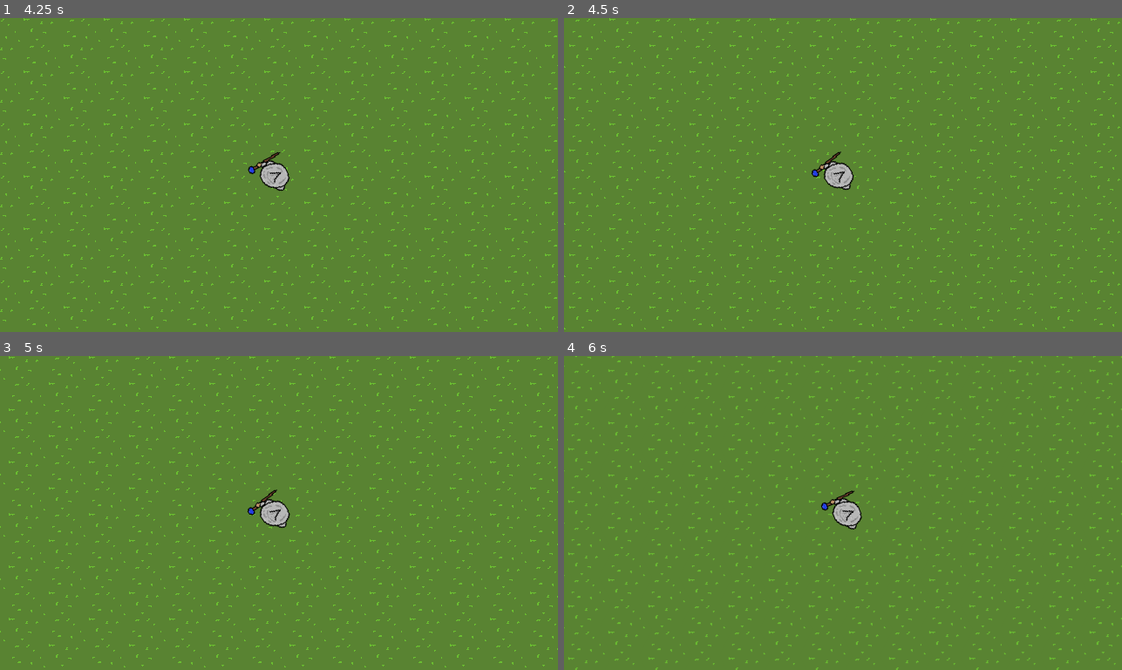
Above: before the commit, frames 1-4 (two rows, left to right).
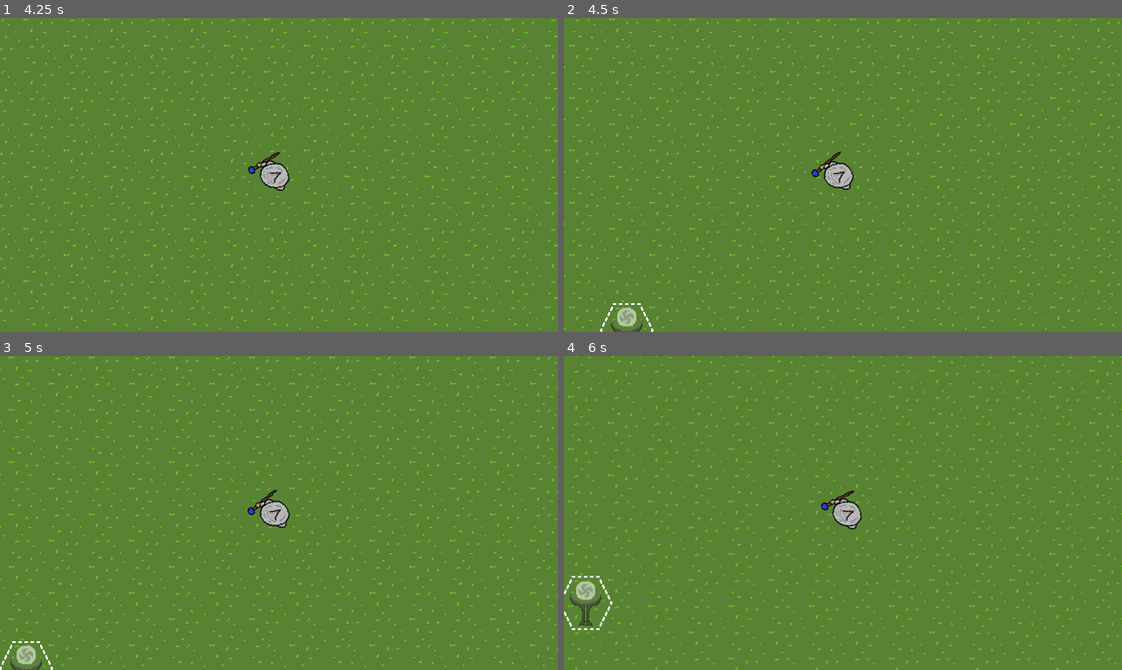
Above: after the commit, the same moments.

Repository: T33py/ProjectWizardRoguelike
Game: Godot game, scene res://RootScene.tscn
Same seed, same stepped clock (60 frames per second), same inputs: the game is played once before the commit and once after it.
Inputs (mouse positions are in pixels of both pictures, inside the frame that each line leads up to):
- Up to frame 1 (4.25 s): move the mouse to (72, 303) at 0.52 s; hold D (MoveRight) 0.53-1.28 s; move the mouse to (16, 250) at 1.27 s; hold S (MoveBackward) 1.28-2.03 s; move the mouse to (50, 222) at 2.02 s; hold D (MoveRight) 2.03-2.78 s; move the mouse to (33, 187) at 2.77 s; hold W (MoveForward) 2.78-3.53 s; move the mouse to (22, 294) at 3.52 s; hold A (MoveLeft) from 3.53 s (still down); tap B (BuildingMenu) at 4.15 s
- Up to frame 2 (4.5 s): keep holding A (MoveLeft); move the mouse to (603, 328) at 4.27 s
- Up to frame 3 (5 s): keep holding A (MoveLeft); tap Escape (Esc) at 4.9 s
- Up to frame 4 (6 s): move the mouse to (591, 616) at 5.02 s; release A (MoveLeft) at 5.03 s; hold S (MoveBackward) 5.03-5.78 s; move the mouse to (597, 610) at 5.77 s; hold D (MoveRight) from 5.78 s (still down)

Frame 1 is identical in both runs. In frame 2, 0.3% of the frame differs, in the area x 6-17%, y 90-100%; in frame 3, 0.3%; in frame 4, 0.6%, in the area x 0-9%, y 70-88%.

Commit message:
put buildings on the hexes

Diff:
--- /dev/null
+++ b/Buildings/BuildingBase.tscn
@@ -0,0 +1,23 @@
+[gd_scene load_steps=3 format=3 uid="uid://l0x4u48tae58"]
+
+[ext_resource type="Texture2D" uid="uid://didwfjsk85kmw" path="res://Buildings/Building.png" id="1_gvibl"]
+[ext_resource type="Script" uid="uid://iets5628csrw" path="res://Buildings/building_base.gd" id="1_rsjsx"]
+
+[node name="BuildingBase" type="Node2D"]
+script = ExtResource("1_rsjsx")
+orb_bob_amplitude = 2.0
+orb_bob_speed = 1.0
+
+[node name="Foundation" type="Sprite2D" parent="."]
+texture = ExtResource("1_gvibl")
+hframes = 5
+frame = 1
+
+[node name="Orb" type="Sprite2D" parent="."]
+position = Vector2(0, -10.4203)
+texture = ExtResource("1_gvibl")
+hframes = 5
+frame = 2
+
+[node name="OrbBobCenter" type="Node2D" parent="."]
+position = Vector2(0, -12)
--- /dev/null
+++ b/Buildings/EnemySpawner/EnemySpawner.tscn
@@ -0,0 +1,18 @@
+[gd_scene load_steps=3 format=3 uid="uid://nqnhoxm702o5"]
+
+[ext_resource type="PackedScene" uid="uid://l0x4u48tae58" path="res://Buildings/BuildingBase.tscn" id="1_5s5e4"]
+[ext_resource type="Script" uid="uid://db0mrb1mlivii" path="res://Buildings/EnemySpawner/enemy_spawner.gd" id="1_sv48m"]
+
+[node name="EnemySpawner" type="Node2D"]
+script = ExtResource("1_sv48m")
+
+[node name="BuildingBase" parent="." instance=ExtResource("1_5s5e4")]
+
+[node name="Foundation" parent="BuildingBase" index="0"]
+self_modulate = Color(0.835294, 0.0980392, 0.145098, 1)
+
+[node name="Orb" parent="BuildingBase" index="1"]
+modulate = Color(1, 0.0941176, 0.0901961, 1)
+position = Vector2(0, -12.196)
+
+[editable path="BuildingBase"]
--- /dev/null
+++ b/Buildings/EnemySpawner/enemy_spawner.gd
@@ -0,0 +1,2 @@
+extends Node2D
+class_name EnemySpawner
--- /dev/null
+++ b/Buildings/Pylon/Pylon.tscn
@@ -0,0 +1,23 @@
+[gd_scene load_steps=3 format=3 uid="uid://2qwdkhut17nb"]
+
+[ext_resource type="Script" uid="uid://dkus7kmti1gj5" path="res://Buildings/Pylon/pylon.gd" id="1_r1ucu"]
+[ext_resource type="PackedScene" uid="uid://l0x4u48tae58" path="res://Buildings/BuildingBase.tscn" id="1_w3dc1"]
+
+[node name="Pylon" type="Node2D"]
+z_index = 1
+script = ExtResource("1_r1ucu")
+
+[node name="BuildingBase" parent="." instance=ExtResource("1_w3dc1")]
+build_indicator_modulation = Color(1, 1, 1, 0.541176)
+
+[node name="Foundation" parent="BuildingBase" index="0"]
+self_modulate = Color(0.564962, 0.564962, 0.564962, 1)
+frame = 4
+
+[node name="Orb" parent="BuildingBase" index="1"]
+position = Vector2(0, -14.7943)
+
+[node name="OrbBobCenter" parent="BuildingBase" index="2"]
+position = Vector2(0, -15)
+
+[editable path="BuildingBase"]
--- /dev/null
+++ b/Buildings/Pylon/pylon.gd
@@ -0,0 +1,20 @@
+extends Node2D
+class_name Pylon
+
+var being_placed: bool = true
+
+@onready var base: BuildingBase = $BuildingBase
+
+func _ready() -> void:
+	if being_placed:
+		base.modulate = base.build_indicator_modulation
+	return
+
+func place() -> void:
+	base.modulate = Color.WHITE
+	return
+
+
+func get_rid_of_this() -> void:
+	queue_free()
+	return
--- /dev/null
+++ b/Buildings/building_base.gd
@@ -0,0 +1,21 @@
+@tool
+extends Node2D
+class_name BuildingBase
+
+@export var orb_bob_amplitude: float = 5
+@export var orb_bob_speed: float = 25
+@export var build_indicator_modulation: Color = Color.WHITE
+
+var orb_bob_dir: int = 1
+
+@onready var foundation: Sprite2D = $Foundation
+@onready var orb: Sprite2D = $Orb
+@onready var orb_bob_center: Node2D = $OrbBobCenter
+
+func _process(delta: float) -> void:
+	orb.position += Vector2(0, orb_bob_dir * orb_bob_speed * delta)
+	if orb.position.y > orb_bob_center.position.y + orb_bob_amplitude:
+		orb_bob_dir = -1
+	elif orb.position.y < orb_bob_center.position.y - orb_bob_amplitude:
+		orb_bob_dir = 1
+	return
--- a/GameLogic/GameRunner.tscn
+++ b/GameLogic/GameRunner.tscn
@@ -1,12 +1,13 @@
-[gd_scene load_steps=6 format=3 uid="uid://d4l0pd6lq6rm0"]
+[gd_scene load_steps=7 format=3 uid="uid://d4l0pd6lq6rm0"]
 
 [ext_resource type="Script" uid="uid://bj7n2vmdbvu01" path="res://GameLogic/game_runner.gd" id="1_ffb34"]
 [ext_resource type="PackedScene" uid="uid://c7a0kogtedfpd" path="res://Map/HexMap.tscn" id="1_ghm7u"]
 [ext_resource type="Script" uid="uid://c2o5fu5x0g" path="res://GameLogic/pointer_handler.gd" id="2_s4q0q"]
+[ext_resource type="Script" uid="uid://c2eyhlpu3aeju" path="res://GameLogic/state.gd" id="3_bjgj6"]
 [ext_resource type="PackedScene" uid="uid://7ak05867ub6e" path="res://PlayerCharacter/Wizard.tscn" id="4_rpqki"]
 [ext_resource type="Script" uid="uid://cprtqu57w4spm" path="res://GameLogic/wizard_cam.gd" id="5_ht3k0"]
 
-[node name="GameRunner" type="Control"]
+[node name="GameRunner" type="Control" node_paths=PackedStringArray("state")]
 layout_mode = 3
 anchors_preset = 15
 anchor_right = 1.0
@@ -15,16 +16,24 @@
 grow_vertical = 2
 mouse_filter = 2
 script = ExtResource("1_ffb34")
+state = NodePath("State")
 
 [node name="HexMap" parent="." instance=ExtResource("1_ghm7u")]
 position = Vector2(-248, 147)
 grid_size = Vector2i(6, 10)
 
-[node name="PointerHandler" type="Node" parent="."]
+[node name="State" type="Node" parent="." node_paths=PackedStringArray("game_runner", "hex_map")]
+script = ExtResource("3_bjgj6")
+game_runner = NodePath("..")
+hex_map = NodePath("../HexMap")
+
+[node name="PointerHandler" type="Node" parent="." node_paths=PackedStringArray("state")]
 script = ExtResource("2_s4q0q")
+state = NodePath("../State")
 
-[node name="Wizard" parent="." instance=ExtResource("4_rpqki")]
+[node name="Wizard" parent="." node_paths=PackedStringArray("state") instance=ExtResource("4_rpqki")]
 position = Vector2(306, 159)
+state = NodePath("../State")
 
 [node name="WizardCam" type="Camera2D" parent="." node_paths=PackedStringArray("wizard")]
 script = ExtResource("5_ht3k0")
--- a/GameLogic/game_runner.gd
+++ b/GameLogic/game_runner.gd
@@ -1,4 +1,8 @@
 extends Control
+class_name GameRunner
+
+@export var state: State
+
 
 @onready var hex_map: HexMap = $HexMap
 @onready var pointer_handler: PointerHandler = $PointerHandler
--- a/GameLogic/pointer_handler.gd
+++ b/GameLogic/pointer_handler.gd
@@ -1,5 +1,7 @@
 extends Node
 class_name PointerHandler
+
+@export var state: State
 
 var currently_pointed_at_hex: Hex
 
@@ -7,14 +9,18 @@
 	if hex != currently_pointed_at_hex:
 		hex_lost_pointer_focus(currently_pointed_at_hex)
 		currently_pointed_at_hex = hex
-		currently_pointed_at_hex.show_neighbour_numbers()
+	if currently_pointed_at_hex == null:
+		return
+
+	if state.current_wizard_activity == state.WizardActivities.PLACING_BUILDING:
+		hex.show_pylon_build_placement_indication()
 	return
 
 func hex_lost_pointer_focus(hex: Hex) -> void:
 	if hex == null:
 		return
-	if hex == currently_pointed_at_hex:
-		currently_pointed_at_hex.hide_neighbour_numbers()
+	if state.current_wizard_activity == state.WizardActivities.PLACING_BUILDING:
+		hex.hide_pylon_build_placement_indication()
 	return
 
 
--- /dev/null
+++ b/GameLogic/state.gd
@@ -0,0 +1,25 @@
+extends Node
+class_name State
+
+enum WizardActivities { IDLE, PAUSED, DEAD, CASTING, PLACING_BUILDING }
+enum PlayerActivities { MENUING, WIZARDING, MESSING_WITH_BUILDING }
+
+signal wizard_changed_activity(to: WizardActivities)
+signal player_changed_activity(to: PlayerActivities)
+
+@export var game_runner: GameRunner
+@export var hex_map: HexMap
+
+var _current_wizard_activity: WizardActivities = WizardActivities.CASTING
+var current_wizard_activity: WizardActivities:
+	get: return _current_wizard_activity
+	set(val):
+		_current_wizard_activity = val
+		wizard_changed_activity.emit(val)
+
+var _current_player_activity: PlayerActivities = PlayerActivities.WIZARDING
+var current_player_activity: PlayerActivities:
+	get: return _current_player_activity
+	set(val):
+		_current_player_activity = val
+		wizard_changed_activity.emit(val)
--- a/Hex/Hex.tscn
+++ b/Hex/Hex.tscn
@@ -1,11 +1,16 @@
-[gd_scene load_steps=4 format=3 uid="uid://b1j3ivqmb5jel"]
+[gd_scene load_steps=7 format=3 uid="uid://b1j3ivqmb5jel"]
 
 [ext_resource type="Script" uid="uid://07rd07abljpi" path="res://Hex/hex.gd" id="1_2nj4t"]
 [ext_resource type="Texture2D" uid="uid://dl4x5n51udx75" path="res://Hex/HexTiles.png" id="2_whgm8"]
-[ext_resource type="Texture2D" uid="uid://b4dh2smrnpcyf" path="res://Hex/HexBorders.png" id="3_q806e"]
+[ext_resource type="PackedScene" uid="uid://2qwdkhut17nb" path="res://Buildings/Pylon/Pylon.tscn" id="3_vjx46"]
+[ext_resource type="PackedScene" uid="uid://nqnhoxm702o5" path="res://Buildings/EnemySpawner/EnemySpawner.tscn" id="4_e2p3f"]
+[ext_resource type="Script" uid="uid://2mjlmo23lo7f" path="res://Hex/hex_border_shower.gd" id="6_leasi"]
+[ext_resource type="PackedScene" uid="uid://cf824g84jh0yt" path="res://Hex/HexBorders.tscn" id="6_p5c1u"]
 
 [node name="Hex" type="Node2D"]
 script = ExtResource("1_2nj4t")
+enemy_spawner_prefab = ExtResource("4_e2p3f")
+pylon_prefab = ExtResource("3_vjx46")
 
 [node name="Sprite2D" type="Sprite2D" parent="."]
 texture = ExtResource("2_whgm8")
@@ -17,7 +22,6 @@
 [node name="CollisionPolygon2D" type="CollisionPolygon2D" parent="Hitbox"]
 polygon = PackedVector2Array(15, -30, 30, 0, 15, 30, -15, 30, -30, 0, -15, -30)
 
-[node name="HexBorders" type="Sprite2D" parent="."]
-visible = false
-texture = ExtResource("3_q806e")
-hframes = 14
+[node name="HexBorderShower" type="Node2D" parent="."]
+script = ExtResource("6_leasi")
+border_prefab = ExtResource("6_p5c1u")
--- /dev/null
+++ b/Hex/HexBorders.tscn
@@ -0,0 +1,8 @@
+[gd_scene load_steps=2 format=3 uid="uid://cf824g84jh0yt"]
+
+[ext_resource type="Texture2D" uid="uid://b4dh2smrnpcyf" path="res://Hex/HexBorders.png" id="1_qwpgd"]
+
+[node name="HexBorders" type="Sprite2D"]
+z_index = 2
+texture = ExtResource("1_qwpgd")
+hframes = 14
--- a/Hex/hex.gd
+++ b/Hex/hex.gd
@@ -4,6 +4,9 @@
 
 signal mouse_entered(me: Hex)
 signal mouse_exited(me: Hex)
+
+@export var enemy_spawner_prefab: PackedScene
+@export var pylon_prefab: PackedScene
 
 var hex_map: HexMap
 
@@ -14,7 +17,11 @@
 		_coordinates = val
 var neighbouring_coordinates: Array[Vector2i] = []
 
+var allows_building: bool = true
+var building:Node2D
+
 @onready var hitbox: Area2D = $Hitbox
+@onready var border_shower: HexBorderShower = $HexBorderShower
 
 func _ready() -> void:
 	hitbox.mouse_entered.connect(_mouse_entered)
@@ -24,10 +31,23 @@
 func get_neighbours() -> Array[Hex]:
 	return hex_map.get_hexes(neighbouring_coordinates)
 
-func show_neighbour_numbers():
+func show_pylon_build_placement_indication():
+	if building != null:
+		return
+	var pylon: Pylon = pylon_prefab.instantiate()
+	pylon.being_placed = true
+	add_child(pylon)
+	pylon.global_position = global_position
+	building = pylon
+	border_shower.striped_border()
 	return
 
-func hide_neighbour_numbers():
+func hide_pylon_build_placement_indication():
+	if building != null:
+		if building is Pylon:
+			building.get_rid_of_this()
+		building = null
+		border_shower.clean()
 	return
 
 func _mouse_entered() -> void:
--- /dev/null
+++ b/Hex/hex_border_shower.gd
@@ -0,0 +1,40 @@
+extends Node2D
+class_name HexBorderShower
+
+enum BorderSprites {
+	FULL,
+	F1, F2, F3, F4, F5, F6,
+	STRIPED,
+	S1, S2, S3, S4, S5, S6
+}
+
+
+@export var border_prefab: PackedScene
+
+var currently_shown_borders: Array[Sprite2D] = []
+
+func clean() -> void:
+	if len(currently_shown_borders) > 0:
+		for b in currently_shown_borders:
+			b.queue_free()
+		currently_shown_borders = []
+	return
+
+func create_border(b: BorderSprites) -> Sprite2D:
+	var sprite: Sprite2D = border_prefab.instantiate()
+	sprite.frame = b
+	add_child(sprite)
+	sprite.global_position = global_position
+	sprite.z_index = 1
+	currently_shown_borders.append(sprite)
+	return sprite
+
+func full_border() -> void:
+	clean()
+	create_border(BorderSprites.FULL)
+	return
+
+func striped_border() -> void:
+	clean()
+	create_border(BorderSprites.STRIPED)
+	return
--- a/PlayerCharacter/Wizard.tscn
+++ b/PlayerCharacter/Wizard.tscn
@@ -6,6 +6,7 @@
 [ext_resource type="Script" uid="uid://dggwj41dlv764" path="res://PlayerCharacter/controller.gd" id="2_tou76"]
 
 [node name="Wizard" type="Node2D"]
+z_index = 5
 script = ExtResource("1_h2cfe")
 
 [node name="Controller" type="Node" parent="." node_paths=PackedStringArray("wizard")]
--- a/PlayerCharacter/controller.gd
+++ b/PlayerCharacter/controller.gd
@@ -2,6 +2,7 @@
 class_name WizardController
 
 @export var wizard: Wizard
+var state: State
 
 @export_category('Movement')
 @export var accelleration: float = 0
@@ -19,6 +20,19 @@
 	wizard.global_position += _move_direction * wizard.current_movespeed * delta
 	return
 
-func _input(_event: InputEvent) -> void:
+func goto_place_buildings_mode() -> void:
+	state.current_wizard_activity = State.WizardActivities.PLACING_BUILDING
+	return
+
+func leave_place_buildings_mode() -> void:
+	state.current_wizard_activity = State.WizardActivities.CASTING
+	return
+
+func _input(event: InputEvent) -> void:
 	_move_direction = Input.get_vector("MoveLeft", "MoveRight", "MoveForward", "MoveBackward")
+	if event.is_action_released("BuildingMenu"):
+		goto_place_buildings_mode()
+	elif event.is_action("Esc"):
+		if state.current_wizard_activity == State.WizardActivities.PLACING_BUILDING:
+			state.current_wizard_activity = State.WizardActivities.CASTING
 	return
--- a/PlayerCharacter/wizard.gd
+++ b/PlayerCharacter/wizard.gd
@@ -1,4 +1,12 @@
 extends Node2D
 class_name Wizard
 
+@export var state: State
+
 var current_movespeed = 100
+
+@onready var controller: WizardController = $Controller
+
+func _ready() -> void:
+	controller.state = state
+	return
--- a/project.godot
+++ b/project.godot
@@ -19,7 +19,7 @@
 
 window/size/viewport_width=640
 window/size/viewport_height=360
-window/stretch/mode="viewport"
+window/stretch/mode="canvas_items"
 
 [input]
 
Binary file added: Buildings/Building.png
Not shown, added: Buildings/Building.png.import
Not shown, added: Buildings/EnemySpawner/enemy_spawner.gd.uid
Not shown, added: Buildings/Pylon/pylon.gd.uid
Not shown, added: Buildings/building_base.gd.uid
Not shown, added: GameLogic/state.gd.uid
Not shown, added: Hex/hex_border_shower.gd.uid
